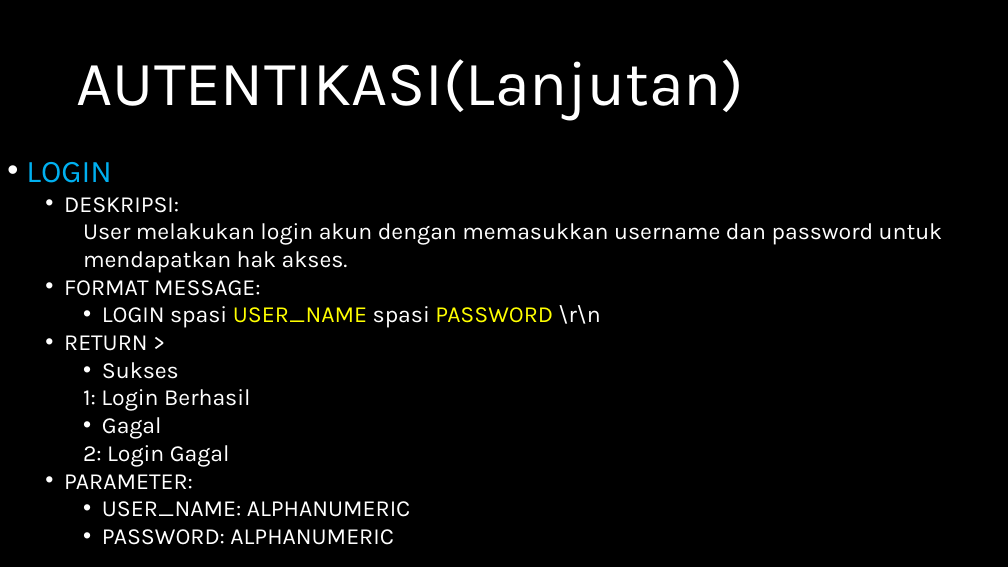
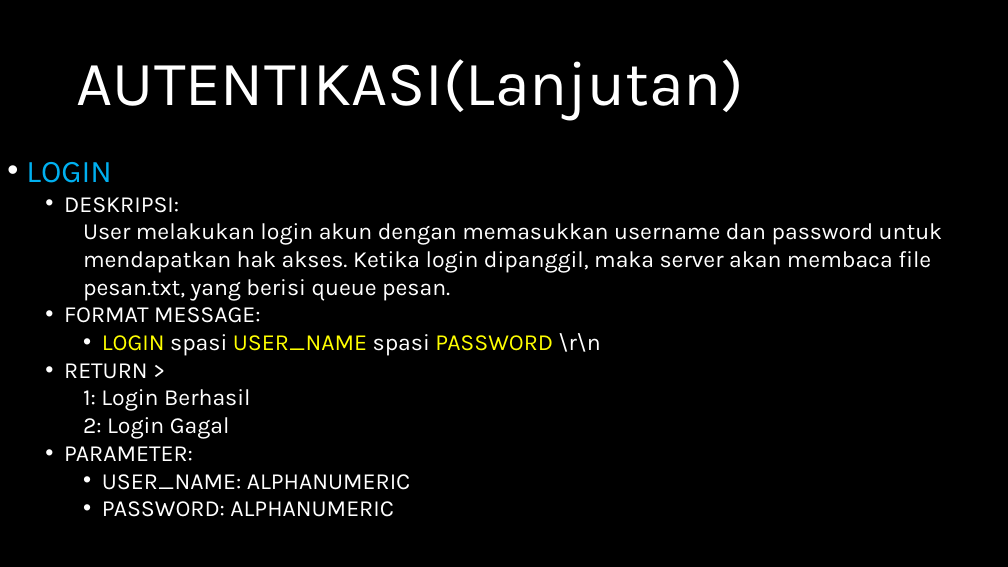
Before and after one commit to jeffrynasri/Kuliah-Progjar-E, a slide deck: slide 4 of TUGAS2_CHATSERVER/DRAFT-CHAT-SERVER.pptx. Drawn at 1008x567 pixels with LibreOffice and Linux fonts; fonts in the diff are those of the drawing. Boxes give left, top, right and bottom in pixels: in the first picture for what was removed or moved away, otherwise in the second. Text is boxed around its words. In the diff, an @@ line names an element or a change of style, - is before the commit and + after.

Commit message:
PPT FIX

```diff
--- a/TUGAS2_CHATSERVER/DRAFT-CHAT-SERVER.pptx
+++ b/TUGAS2_CHATSERVER/DRAFT-CHAT-SERVER.pptx
@@ text at (x1=83, y1=223, x2=942, y2=300): text changed @@
-    User melakukan login akun dengan memasukkan username dan password untuk mendapatkan hak akses.
+    User melakukan login akun dengan memasukkan username dan password untuk mendapatkan hak akses. Ketika login dipanggil, maka server akan membaca file pesan.txt, yang berisi queue pesan.
@@ text at (x1=102, y1=333, x2=601, y2=356): text colour #FFFFFF to #FFFF00 in "LOGIN" @@
@@ text at (x1=102, y1=362, x2=179, y2=379): paragraph removed @@
-    • Sukses
@@ text at (x1=102, y1=417, x2=162, y2=439): paragraph removed @@
-    • Gagal
```
Also in this commit, not shown: 12 other slides changed.
